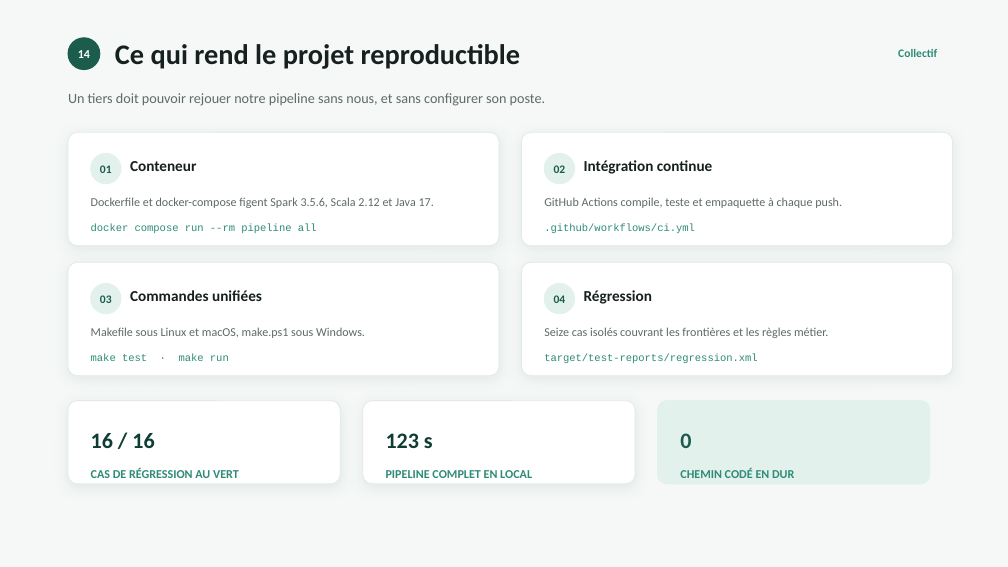
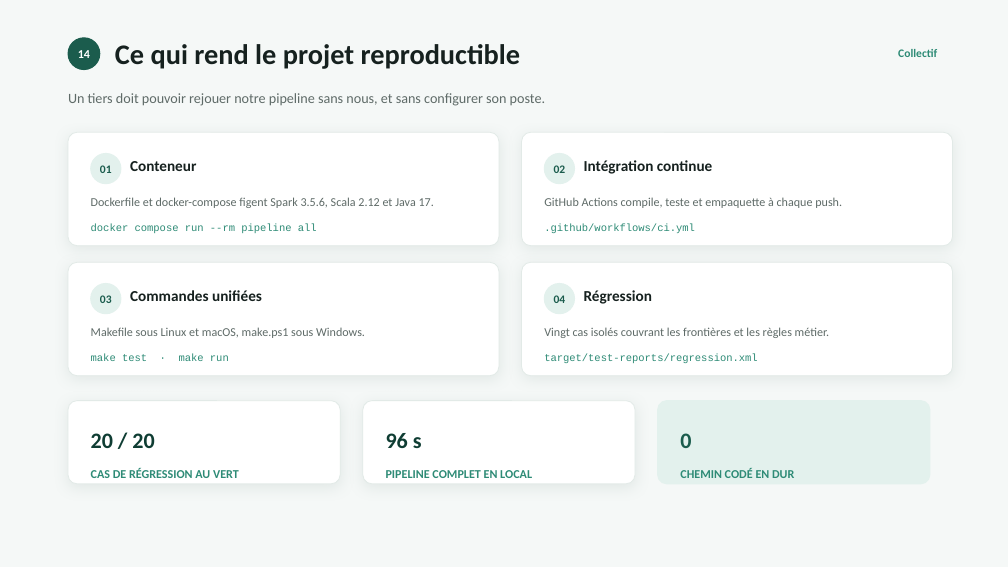
Before and after one commit to josiasAHOGA/pipeline-ecommerce-spark-scala, a slide deck: slide 16 of soutenance/Presentation_Groupe9.pptx. Drawn at 1008x567 pixels with LibreOffice and Linux fonts; fonts in the diff are those of the drawing. Boxes give left, top, right and bottom in pixels: in the first picture for what was removed or moved away, otherwise in the second. Text is boxed around its words. In the diff, an @@ line names an element or a change of style, - is before the commit and + after.

Commit message:
Met a jour la verification apres l extension du broadcast
Vingt cas de regression au lieu de seize, empreinte du JAR courant, et
durees relevees apres la diffusion des trois referentiels : le total
passe de 122,94 s a 95,93 s sur la meme machine, soit 22 % de moins.

Les volumes et les indicateurs metier sont inchanges : 138 047 lues,
1 890 rejets de validation, 11 406 rejets de jointure, 124 751 analysees
et 49 897 506,62 EUR.

```diff
--- a/soutenance/Presentation_Groupe9.pptx
+++ b/soutenance/Presentation_Groupe9.pptx
@@ text at (544,327,829,338): text changed @@
-Seize cas isolés couvrant les frontières et les règles métier.
+Vingt cas isolés couvrant les frontières et les règles métier.
@@ text at (91,433,154,448): text changed @@
-16 / 16
+20 / 20
@@ text at (386,433,422,448): text changed @@
-123 s
+96 s
```
Also in this commit, not shown: 2 other files.
